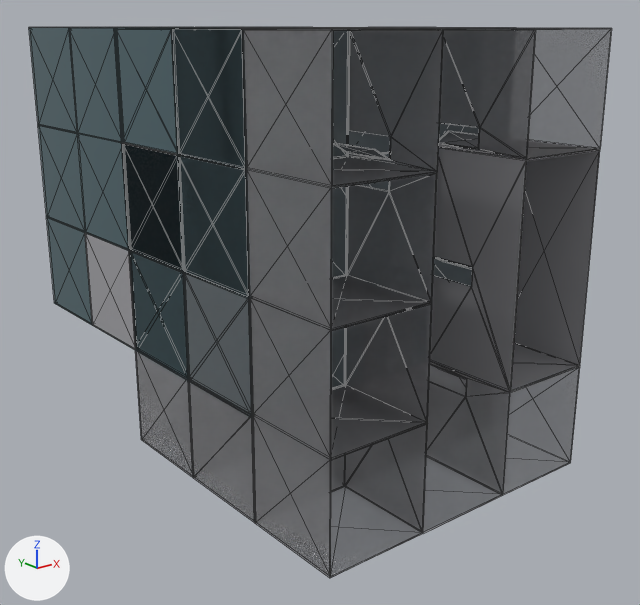
Renders of the glTF model gallery/第五组.glb from each side of a commit.
Both versions are drawn from a camera (50 mm lens) standing at (-0.026, -0.0351, 0.0101) and looking at (0.0006, -0.0018, -0.0032). Arrows for +X, +Y and +Z are at lower left; the lights stay in place. The first picture is the older version. Mesh edges are drawn as thin lines. Vertices at exactly the same position are counted once.
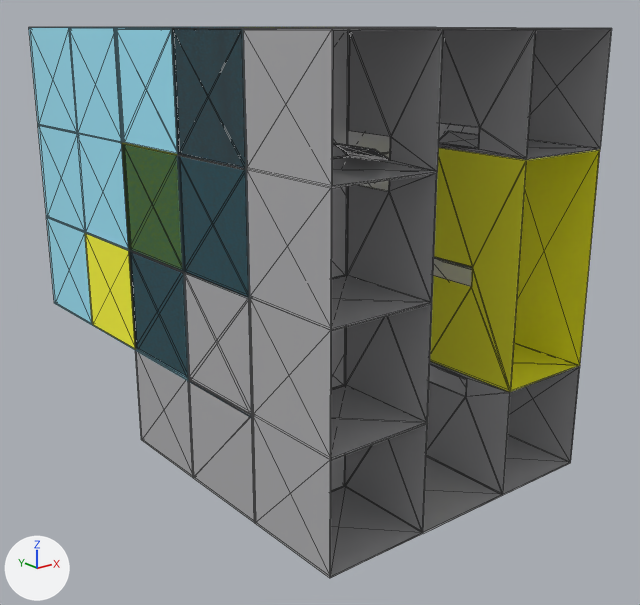
Pixel boxes (x1, y1, x2, y2) of what changed, in the pictures (640 x 605 px; the box of a moved part takes in the faces that stretch with it):
```json
{"object": "Mesh_1", "change": "recoloured, surface changed", "before": [114, 27, 612, 578], "after": [114, 27, 612, 578]}
{"object": "Mesh_0", "change": "recoloured, surface changed", "before": [29, 27, 252, 418], "after": [29, 27, 252, 418], "on screen": "dark cyan to cyan"}
{"object": "Mesh_2", "change": "recoloured", "before": [85, 27, 600, 392], "after": [85, 27, 600, 392], "on screen": "grey to yellow"}
{"part": 1, "of": "me_mesh_0", "change": "moved or reshaped", "before": [29, 27, 252, 401], "after": [29, 27, 252, 401]}
```

Edits to the scene script, one JSON object a line:
```json
{"op": "set", "path": "mat_material_0.base_color", "old": "(0.0612, 0.117, 0.136)", "new": "(0.337, 0.823, 0.991)", "note": "dark cyan #466067 -> cyan #9deafe"}
{"op": "set", "path": "mat_material_1.base_color", "old": "(0.352, 0.352, 0.371)", "new": "(0.423, 0.423, 0.434)", "note": "grey #a0a0a4 -> grey #aeaeb0"}
{"op": "set", "path": "mat_material_1.alpha", "old": "0.502", "new": "1.0"}
{"op": "remove", "block": "mat_material_1", "code": "mat_material_1.transmission_weight = 0.498"}
{"op": "set", "path": "mat_material_2.base_color", "old": "(0.352, 0.352, 0.371)", "new": "(1.0, 0.991, 0.0284)", "note": "grey #a0a0a4 -> yellow #fffe2f"}
{"block": "me_mesh_0", "where": "me_mesh_0.from_pydata(...)  # 660 vertices, 1304 faces; spans x -0.0075..0.0075, y -0.0075..0.0125, z -0.0052..0.01"}
{"block": "me_mesh_0", "where": "# used by ob_mesh_0; location = (0.0, 0.0, 0.0)"}
{"block": "me_mesh_0", "change": "me_mesh_0 part 1"}
{"block": "me_mesh_0", "change": "264 faces are deleted"}
{"block": "me_mesh_0", "change": "264 new faces join them"}
```
